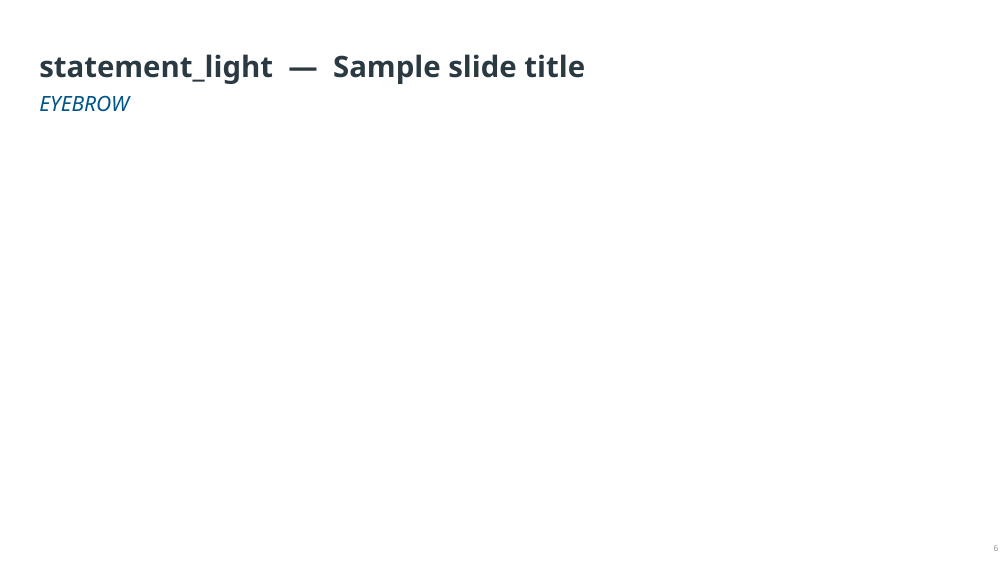
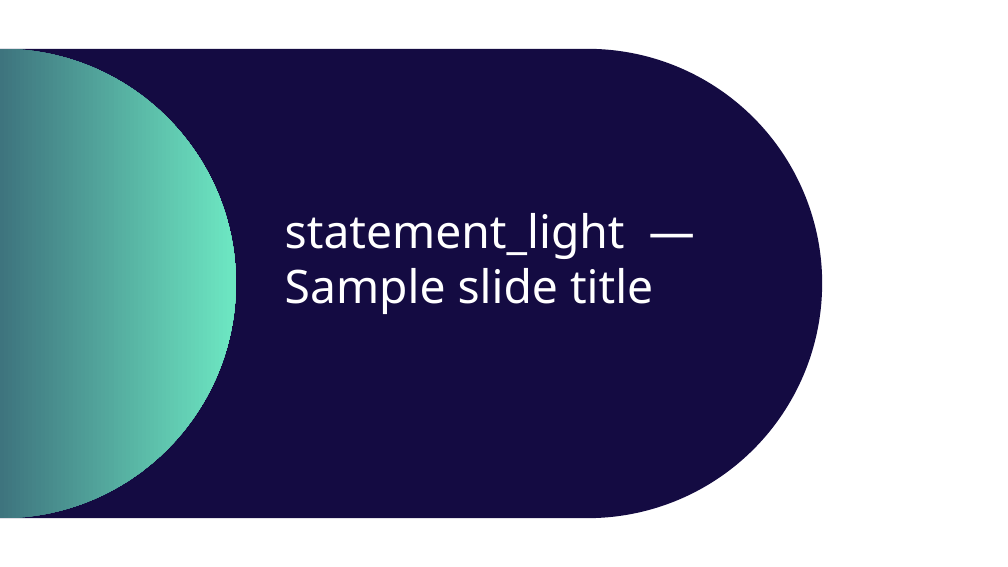
Before and after one commit to jdidonatojr/aila-course-files-test, a slide deck: slide 6 of templates/IQVIA-test-preview.pptx. Drawn at 1008x567 pixels with LibreOffice and Linux fonts; fonts in the diff are those of the drawing; background and template pictures are left out. Boxes give left, top, right and bottom in pixels: in the first picture for what was removed or moved away, otherwise in the second. Text is boxed around its words. In the diff, an @@ line names an element or a change of style, - is before the commit and + after.

```diff
--- a/templates/IQVIA-test-preview.pptx
+++ b/templates/IQVIA-test-preview.pptx
@@ round same rect added at [0, 49, 822, 518], fill #140B42 @@
@@ freeform shape added at [0, 49, 236, 519], fill gradient #3E747E to #6CE5C1 @@
@@ text removed at [39, 95, 129, 112] @@
-EYEBROW
@@ title "statement_light — Sample slide title": place and size @@
-title "statement_light — Sample slide title" at [39, 54, 585, 84]
+title "statement_light — Sample slide title" at [285, 213, 653, 314]
@@ title "statement_light — Sample slide title" at [285, 213, 653, 314]: size 28 to 44 pt, text colour #2B3A42 to #FFFFFF, bold off; line spacing 0.9 to 1; vertical alignment bottom to top @@
@@ page number removed at [994, 545, 999, 551] @@
-6
```
Also in this commit, not shown: 1 other slide changed.
